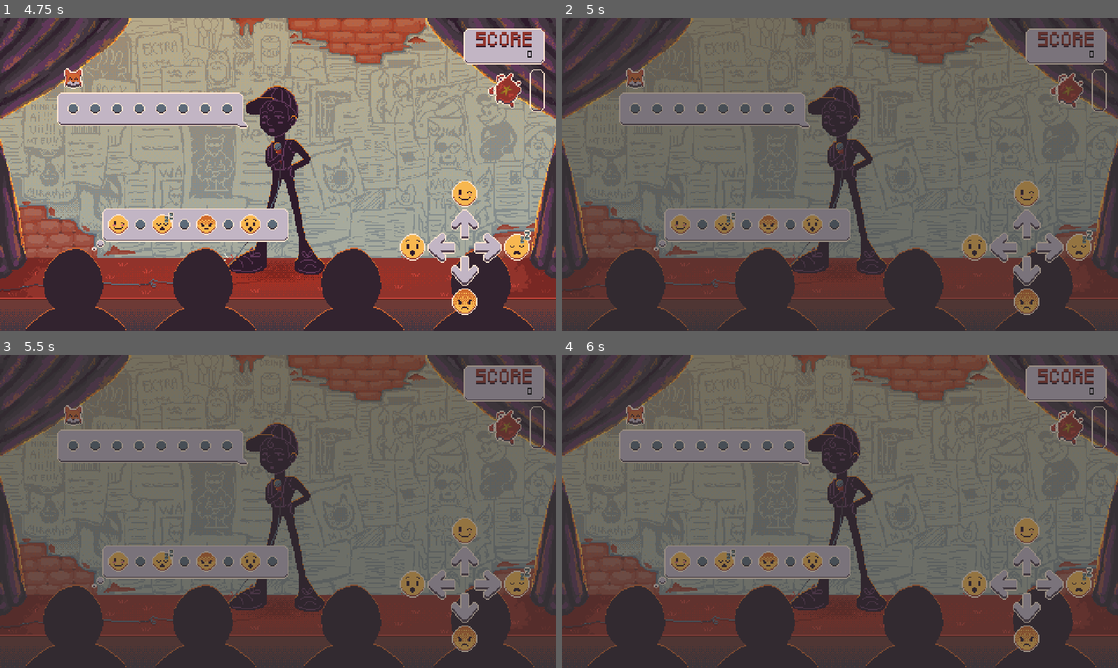
Above: before the commit, frames 1-4 (two rows, left to right).
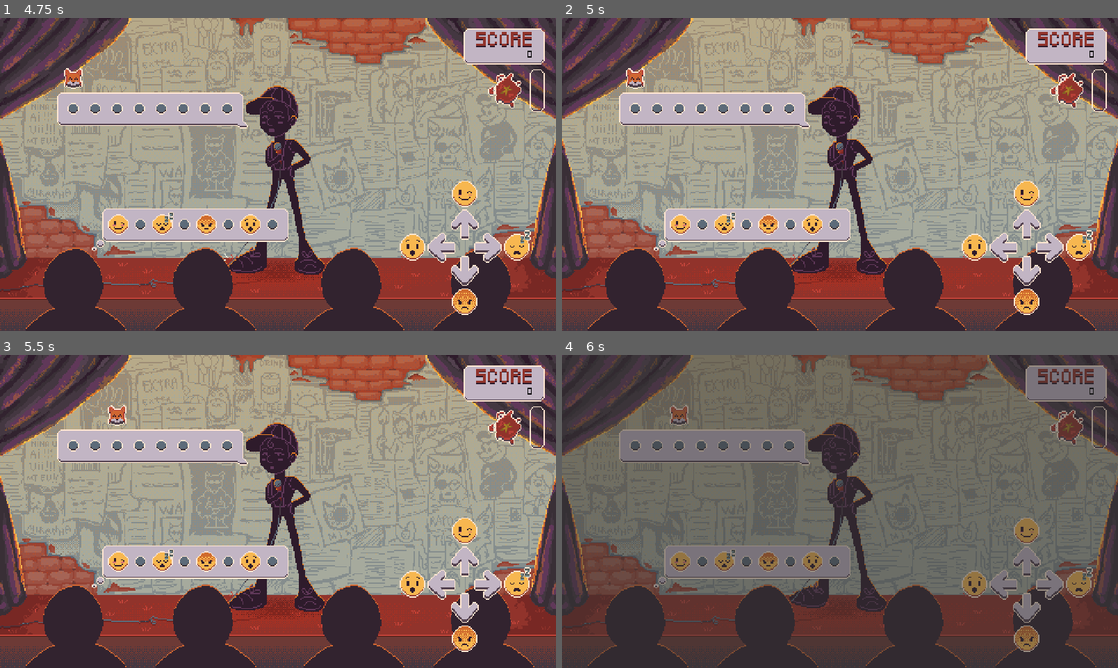
Above: after the commit, the same moments.

Repository: gdp-ufrj/raposo-standup
Game: Godot game, scene res://Scenes/main_menu.tscn
Same seed, same stepped clock (60 frames per second), same inputs: the game is played once before the commit and once after it.
Inputs (mouse positions are in pixels of both pictures, inside the frame that each line leads up to):
- Up to frame 1 (4.75 s): click (150, 171) at 0.5 s; tap Enter (Pause, bound only after the commit) at 1.25 s; move the mouse to (400, 158) at 1.27 s; hold Right (RightEmoji) 1.28-2.03 s; tap Space (Confirm) every 0.75 s from 1.35 to 4.35 s; move the mouse to (166, 190) at 2.02 s; hold Down (DownEmoji) 2.03-2.78 s; move the mouse to (333, 105) at 2.77 s; hold Right (RightEmoji) 2.78-3.53 s; move the mouse to (250, 237) at 3.52 s; hold Up (UpEmoji) 3.53-4.28 s; move the mouse to (444, 221) at 4.27 s; hold Left (LeftEmoji) from 4.28 s (still down)
- Up to frame 2 (5 s): keep holding Left (LeftEmoji); tap Escape (ui_cancel) at 4.9 s
- Up to frame 3 (5.5 s): keep holding Left (LeftEmoji); move the mouse to (111, 464) at 5.02 s; tap Space (Confirm) at 5.1 s
- Up to frame 4 (6 s): tap Enter (Pause, bound only after the commit) at 5.65 s; move the mouse to (867, 511) at 5.77 s; release Left (LeftEmoji) at 5.78 s; hold Down (DownEmoji) from 5.78 s (still down); tap Space (Confirm) at 5.85 s

Frame 1 is identical in both runs. In frame 2, 77% of the frame differs, in the area x 0-100%, y 0-100%; in frame 3, 77%; in frame 4, 0.6%.

Commit message:
fixing credits screen

Diff:
--- a/Scenes/gameplay.tscn
+++ b/Scenes/gameplay.tscn
@@ -459,7 +459,7 @@
 
 [node name="AnimationPlayer" type="AnimationPlayer" parent="GameOver"]
 libraries = {
-"": SubResource("AnimationLibrary_7krr6")
+&"": SubResource("AnimationLibrary_7krr6")
 }
 
 [node name="TransitionTimer" type="Timer" parent="GameOver"]
--- a/Scripts/gameplay.gd
+++ b/Scripts/gameplay.gd
@@ -6,7 +6,7 @@
 var is_paused : = false
 
 func _process(delta: float) -> void:
-	if Input.is_action_just_pressed("ui_cancel"):
+	if Input.is_action_just_pressed("Pause"):
 		if is_over: return
 		pause()
 
--- a/project.godot
+++ b/project.godot
@@ -81,12 +81,15 @@
 , Object(InputEventKey,"resource_local_to_scene":false,"resource_name":"","device":-1,"window_id":0,"alt_pressed":false …(186 unchanged characters)…
 ]
 }
+Pause={
+"deadzone": 0.2,
+"events": [Object(InputEventKey,"resource_local_to_scene":false,"resource_name":"","device":-1,"window_id":0,"alt_pressed":false,"shift_pressed":false,"ctrl_pressed":false,"meta_pressed":false,"pressed":false,"keycode":0,"physical_keycode":4194309,"key_label":0,"unicode":0,"location":0,"echo":false,"script":null)
+]
+}
 
 [internationalization]
 
-locale/translation_remaps={
-"res://Assets/Visual/Background/Credits Screen/credits.png": PackedStringArray("res://Assets/Visual/Background/Gameplay/cenariov2.png:pt", "res://Assets/Visual/Background/Credits Screen/credits.png:en")
-}
+locale/translation_remaps={}
 locale/translations=PackedStringArray("res://Translation/translations.eng.translation", "res://Translation/translations.pt.translation")
 
 [rendering]
Not shown, changed: export_presets.cfg
